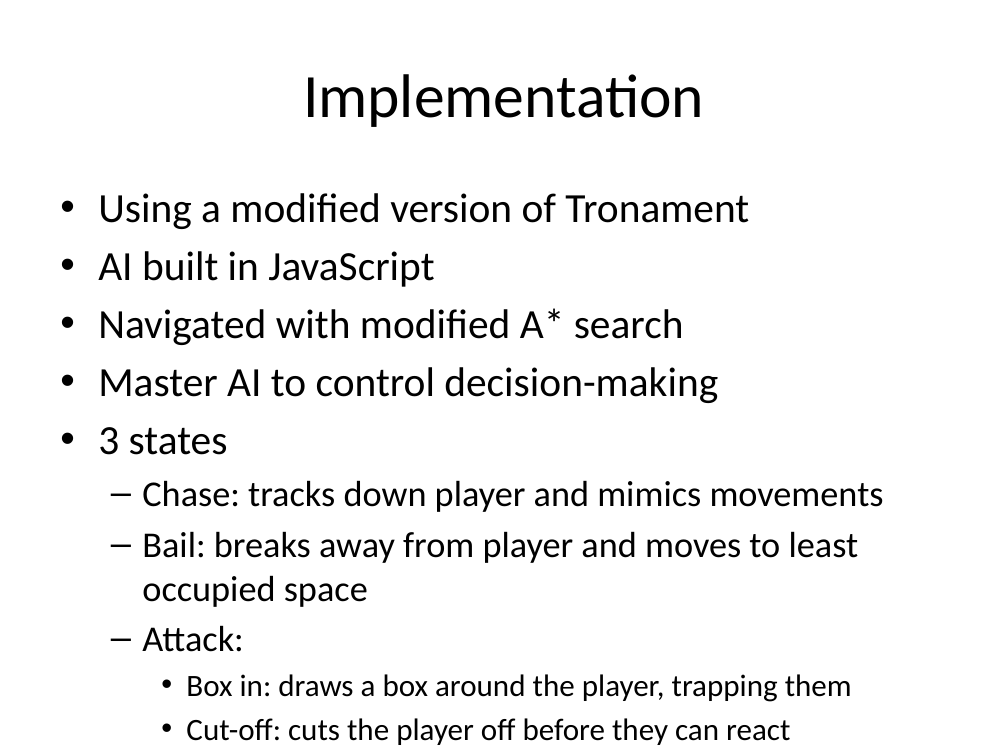
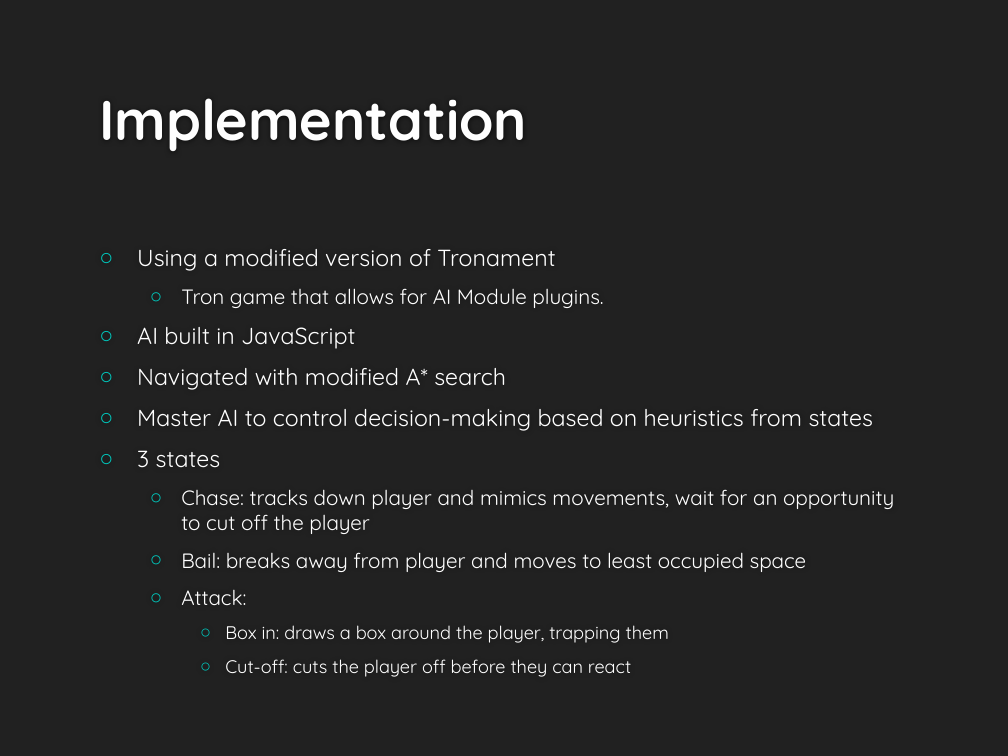
Before and after one commit to UWWAIProject/TronAI, a slide deck: slide 6 of Hammerhead Tron AI.pptx. Drawn at 1008x756 pixels with LibreOffice and Linux fonts; fonts in the diff are those of the drawing; background and template pictures are left out. Boxes give left, top, right and bottom in pixels: in the first picture for what was removed or moved away, otherwise in the second. Text is boxed around its words. In the diff, an @@ line names an element or a change of style, - is before the commit and + after.

Commit message:
small updates to PwPt

```diff
--- a/Hammerhead Tron AI.pptx
+++ b/Hammerhead Tron AI.pptx
@@ background #FFFFFF to #212121 @@
@@ title "Implementation": place and size @@
-title "Implementation" at [303, 74, 704, 127]
+title "Implementation" at [99, 98, 527, 151]
@@ title "Implementation" at [99, 98, 527, 151]: size 44 to 40 pt, font Calibri to Quicksand, text colour #000000 to #FEFEFE, bold on; alignment centre to left; vertical alignment middle to bottom @@
@@ text "Using a modified version of ...": place and size @@
-text "Using a modified version of ..." at [98, 193, 884, 745]
+text "Using a modified version of ..." at [137, 249, 894, 677]
@@ text "Using a modified version of ..." at [137, 249, 894, 677]: vertical alignment top to middle @@
@@ text at [137, 249, 807, 677]: size 29.6 to 16.6 pt in "Using a modified version of Tronament", "AI built in JavaScript", "Navigated with modified A* search", "3 states"; font Calibri to Quicksand, text colour #000000 to #FFFFFF in "Using a modified version of Tronament", "AI built in JavaScript", "Navigated with modified A* search", "3 states" and 4 more places; size 25.9 to 14.8 pt in "Bail: breaks away from player and moves ...", "Attack:"; size 22.2 to 12.9 pt in "Box in: draws a box around the ...", "Cut-off: cuts the player off before they ..."; bullet • to ○; more space between paragraphs; bullet – to ○ @@
@@ text at [181, 288, 603, 308]: paragraph added @@
+  ○ Tron game that allows for AI Module plugins.
@@ text at [137, 409, 874, 431]: text changed; size 29.6 to 16.6 pt; font Calibri to Quicksand; text colour #000000 to #FFFFFF @@
-• Master AI to control decision-making
+○ Master AI to control decision-making based on heuristics from states
@@ text at [181, 489, 894, 534]: text changed; size 25.9 to 14.8 pt; font Calibri to Quicksand; text colour #000000 to #FFFFFF @@
-  – Chase: tracks down player and mimics movements
+  ○ Chase: tracks down player and mimics movements, wait for an opportunity to cut off the player
```
Also in this commit, not shown: 5 other slides changed, 2 slides added, 1 slide removed.
